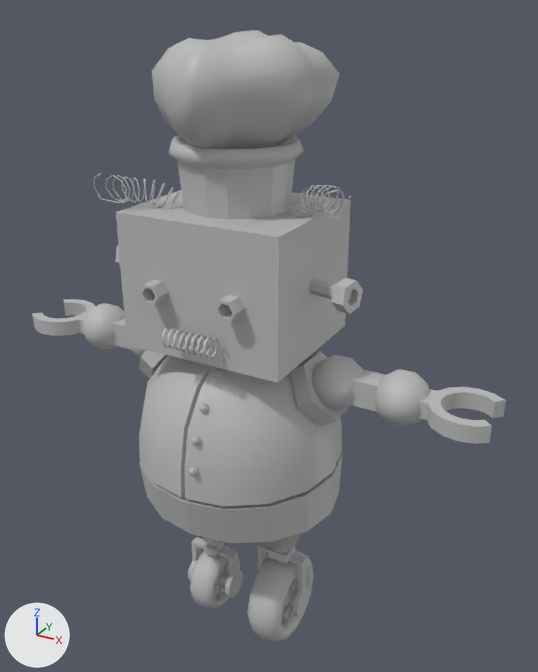
Before and after pictures for a commit that changed the FBX model Assets/Model/robo/robot/robot02.fbx.
One viewpoint serves both versions: a 50 mm lens placed at (0.0393, -0.0646, -0.0002), pointed at (0.0008, 0.0054, -0.0352). Arrows for +X, +Y and +Z are at lower left; the lights stay in place. Where no turn or scale is listed for an object, it has been applied to the vertices. Vertices at the same position are counted once.
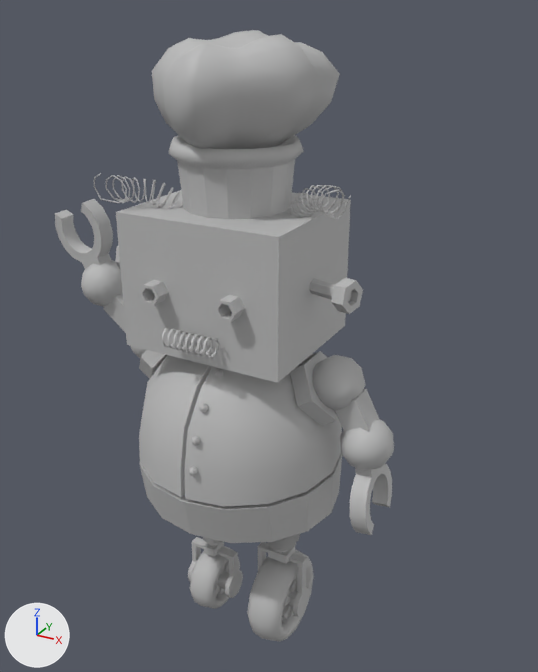
Where the newer file only moved an object's origin or applied its transform, the numbers keep the older frame.

What the commit changed:
me_mesh_020 has 86 vertices, 84 faces and spans x -0.00842..0.00279, y -0.00395..0.00395, z -0.0009..0.0009.
me_mesh_020 is used by ob_polysurface84; location (0.0258, 0.0, -0.0361).
me_mesh_020 part 1: the whole mesh is turned 82.2 degrees about the y axis through its middle, then moved by (-0.00682, 0.0, -0.01019).
me_mesh_021 has 86 vertices, 84 faces and spans x -0.05431..-0.0431, y -0.00395..0.00395, z -0.0009..0.0009.
me_mesh_021 is used by ob_polysurface87; location (0.0258, 0.0, -0.0361).
me_mesh_021 part 2: the whole mesh is multiplied about its middle by the matrix ((0.371, -0.922, 0.114), (0.011, 0.127, 0.992), (-0.928, -0.367, 0.057)), then moved by (0.00297, -0.00016, 0.00955).
me_mesh_002 has 8 vertices, 6 faces and spans x -0.00218..0.00218, y -0.00143..0.00143, z -0.00143..0.00143.
me_mesh_002 is used by ob_polysurface49; location (0.0157, 0.0, -0.0361).
me_mesh_002 part 5: the whole mesh is turned 62.7 degrees about the y axis through its middle, then moved by (0.01438, -0.00001, -0.04234).
me_mesh_015 has 92 vertices, 100 faces and spans x -0.00293..0.00293, y -0.00293..0.00293, z -0.00279..0.00279.
me_mesh_015 is used by ob_polysurface59; location (-0.019, 0.0, -0.0361).
me_mesh_015 part 3: the whole mesh is multiplied about its middle by the matrix ((0.297, 0.042, 0.954), (0.018, 0.999, -0.05), (-0.955, 0.032, 0.296)), then moved by (-0.0184, -0.00009, -0.03322).
me_mesh_026 has 92 vertices, 100 faces and spans x -0.00293..0.00293, y -0.00293..0.00293, z -0.00279..0.00279.
me_mesh_026 is used by ob_polysurface41; location (0.019, 0.0, -0.0361).
me_mesh_026 part 4: the whole mesh is turned 82.2 degrees about the y axis through its middle, then moved by (0.0156, -0.00001, -0.04537).
me_mesh_016 has 8 vertices, 6 faces and spans x -0.00218..0.00218, y -0.00143..0.00143, z -0.00143..0.00143.
me_mesh_016 is used by ob_polysurface58; location (-0.0157, 0.0, -0.0361).
me_mesh_016 part 6: the whole mesh is multiplied about its middle by the matrix ((0.768, 0.018, 0.64), (0.018, 0.999, -0.05), (-0.64, 0.05, 0.767)), then moved by (-0.01543, -0.00003, -0.03621).
Object 'polySurface49' (ob_polysurface49) moves from (0.0157, 0.0, -0.0361) to (0.0, 0.0, 0.003).
Object 'polySurface59' (ob_polysurface59) moves from (-0.019, 0.0, -0.0361) to (0.0, 0.0, 0.003).
Object 'polySurface41' (ob_polysurface41) moves from (0.019, 0.0, -0.0361) to (0.0, 0.0, 0.003).
Object 'polySurface58' (ob_polysurface58) moves from (-0.0157, 0.0, -0.0361) to (0.0, 0.0, 0.003).

Location of each change, (x1, y1, x2, y2) in pixels of the pictures (538 x 672 px):
'polySurface84', mesh turned
    before: (418, 387, 506, 444)
    after: (350, 464, 392, 535)
'polySurface41', mesh turned, moved
    before: (373, 369, 430, 427)
    after: (340, 420, 394, 471)
'polySurface87', reshaped
    before: (32, 299, 96, 336)
    after: (55, 199, 113, 269)
'polySurface59', reshaped, moved
    before: (83, 303, 125, 350)
    after: (81, 260, 123, 307)
'polySurface49', mesh turned, moved
    before: (350, 369, 386, 412)
    after: (335, 389, 380, 432)
'polySurface58', reshaped, moved
    before: (111, 318, 132, 350)
    after: (103, 294, 126, 333)
